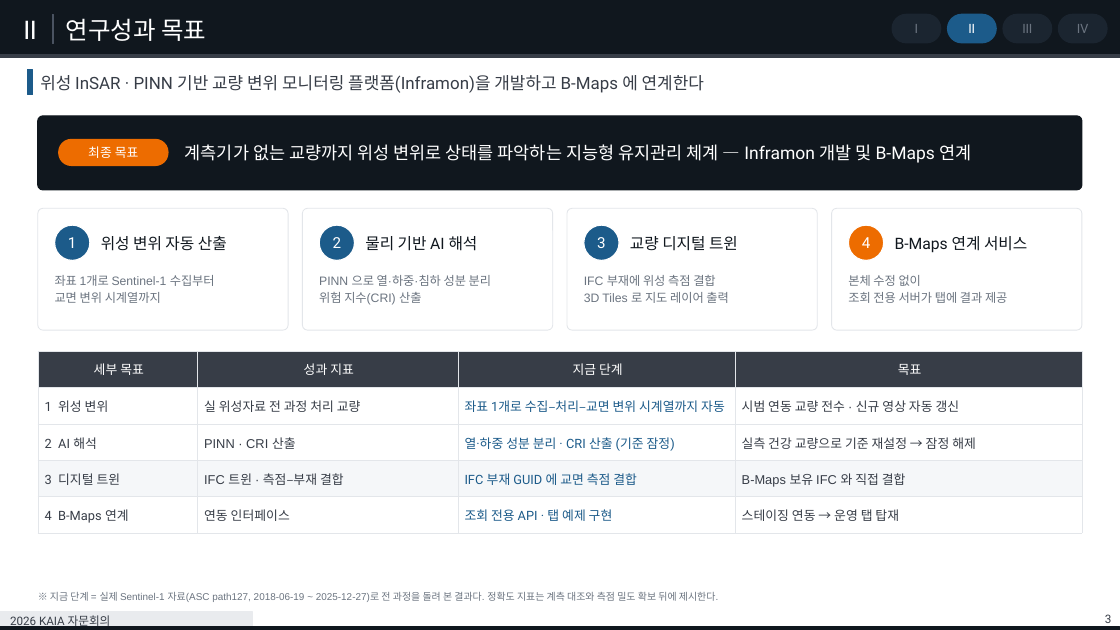
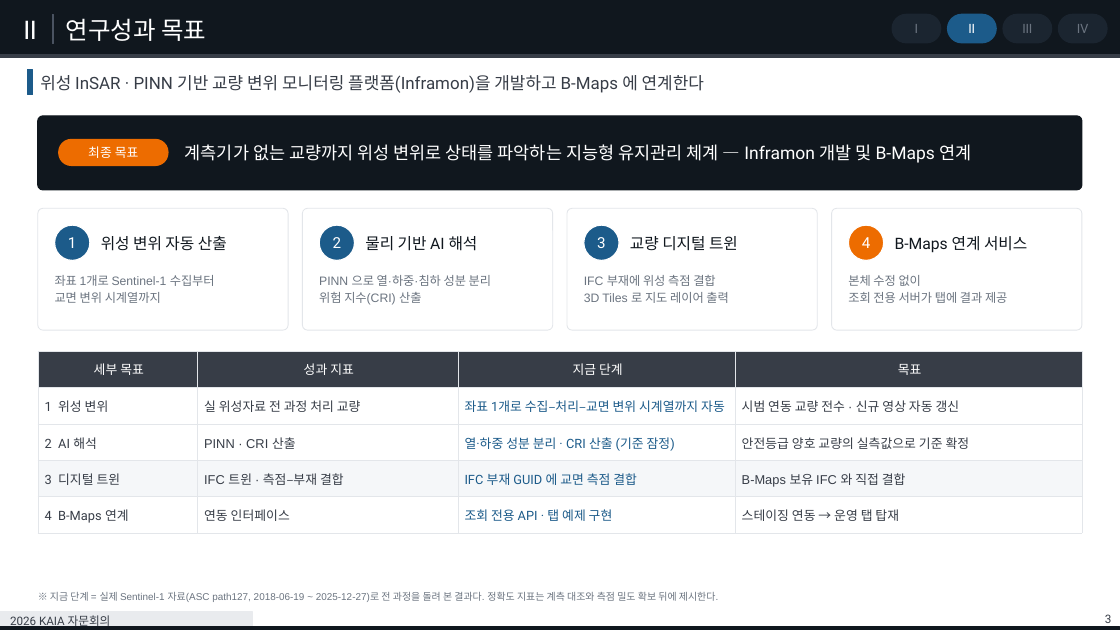
Before and after one commit to tjddnr8334-sudo/inframon, a slide deck: slide 3 of docs/KICT_Bmaps_Inframon_연구개발_7p_1.pptx. Drawn at 1120x630 pixels with LibreOffice and Linux fonts; fonts in the diff are those of the drawing. Boxes give left, top, right and bottom in pixels: in the first picture for what was removed or moved away, otherwise in the second. Text is boxed around its words. In the diff, an @@ line names an element or a change of style, - is before the commit and + after.

```diff
--- a/docs/KICT_Bmaps_Inframon_연구개발_7p_1.pptx
+++ b/docs/KICT_Bmaps_Inframon_연구개발_7p_1.pptx
@@ table at (38, 351, 1082, 568) @@
-row 3, column 4: 실측 건강 교량으로 기준 재설정 → 잠정 해제
+row 3, column 4: 안전등급 양호 교량의 실측값으로 기준 확정
```
Also in this commit, not shown: 3 other files.
